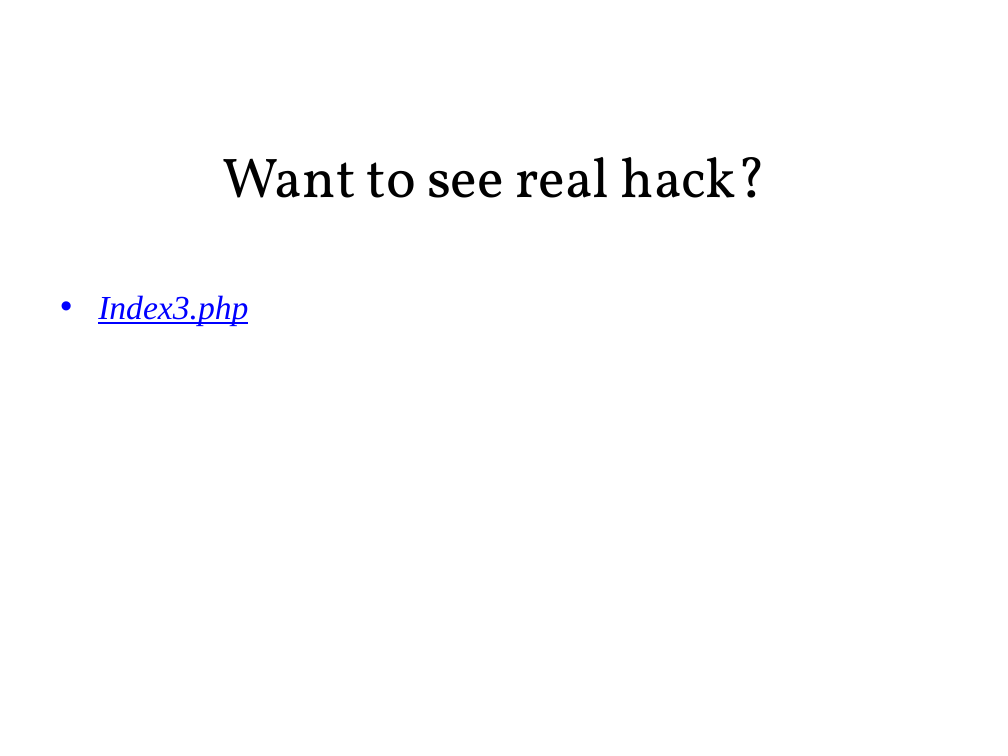
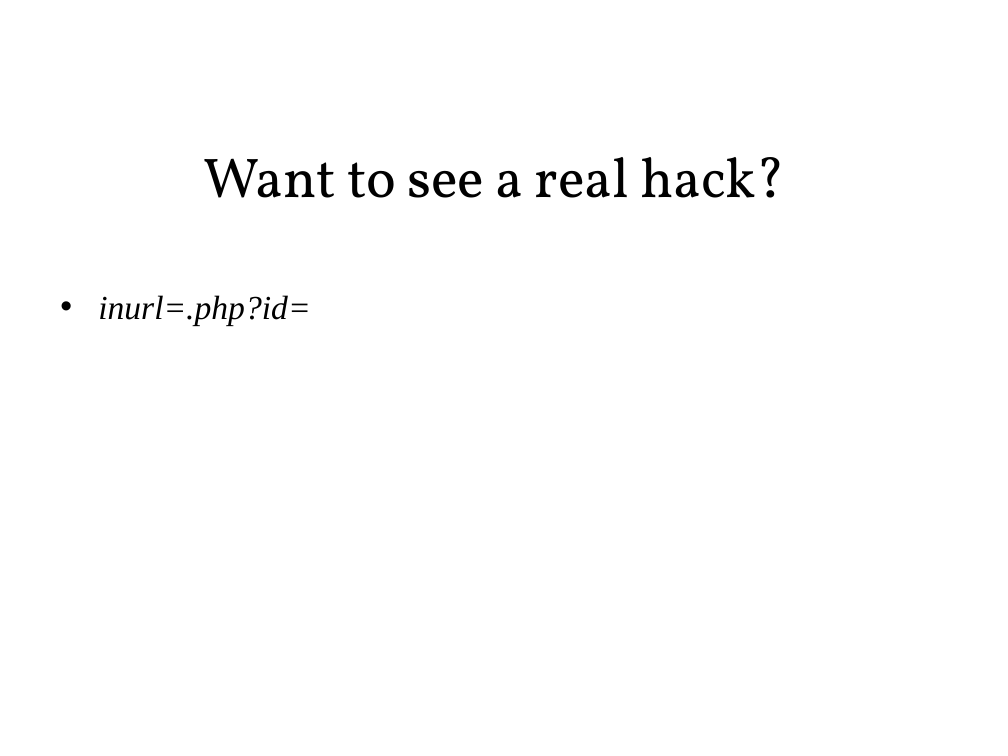
Before and after one commit to sonvq-qsoftvn/sqlinjection, a slide deck: slide 23 of QSoftVietnam_SlideTemplate2014- Sonvq.pptx (slide 22 before the commit). Drawn at 1008x756 pixels with LibreOffice and Linux fonts; fonts in the diff are those of the drawing; background and template pictures are left out. Boxes give left, top, right and bottom in pixels: in the first picture for what was removed or moved away, otherwise in the second. Text is boxed around its words. In the diff, an @@ line names an element or a change of style, - is before the commit and + after.

Commit message:
commit sql

```diff
--- a/QSoftVietnam_SlideTemplate2014- Sonvq.pptx
+++ b/QSoftVietnam_SlideTemplate2014- Sonvq.pptx
@@ text at <box>203,157,785,198</box>: text changed @@
-Want to see real hack?
+Want to see a real hack?
@@ text at <box>98,295,310,325</box>: text changed; text colour #0000FF to #000000 @@
-• Index3.php
+• inurl=.php?id=
```
Also in this commit, not shown: 1 other slide changed, 1 slide added.
